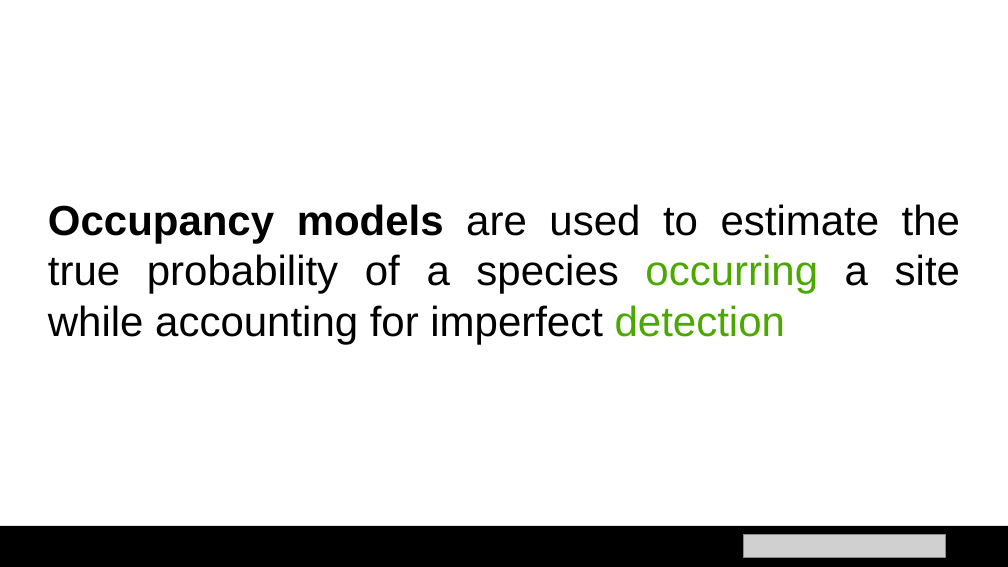
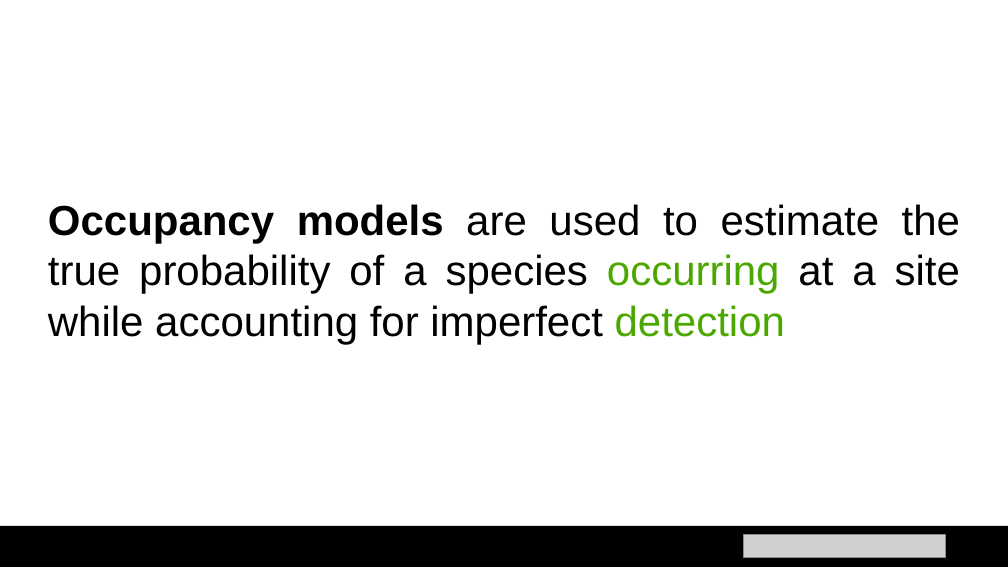
Before and after one commit to mstrimas/ebp-workshop, a slide deck: slide 2 of 12_occupancy.pptx. Drawn at 1008x567 pixels with LibreOffice and Linux fonts; fonts in the diff are those of the drawing; grey boxes stand for pictures. Boxes give left, top, right and bottom in pixels: in the first picture for what was removed or moved away, otherwise in the second. Text is boxed around its words. In the diff, an @@ line names an element or a change of style, - is before the commit and + after.

Commit message:
occupancy draft done

```diff
--- a/12_occupancy.pptx
+++ b/12_occupancy.pptx
@@ text at (48, 204, 960, 344): text changed @@
-Occupancy models are used to estimate the true probability of a species occurring a site while accounting for imperfect detection
+Occupancy models are used to estimate the true probability of a species occurring at a site while accounting for imperfect detection
```
Also in this commit, not shown: 27 other files.
